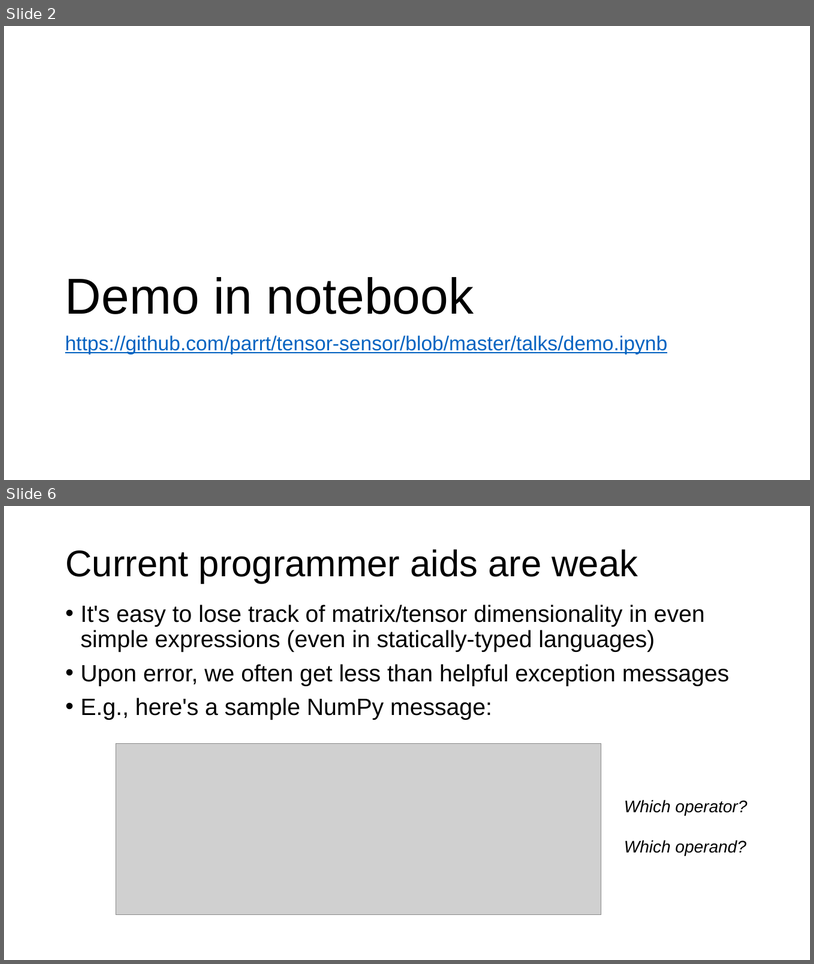
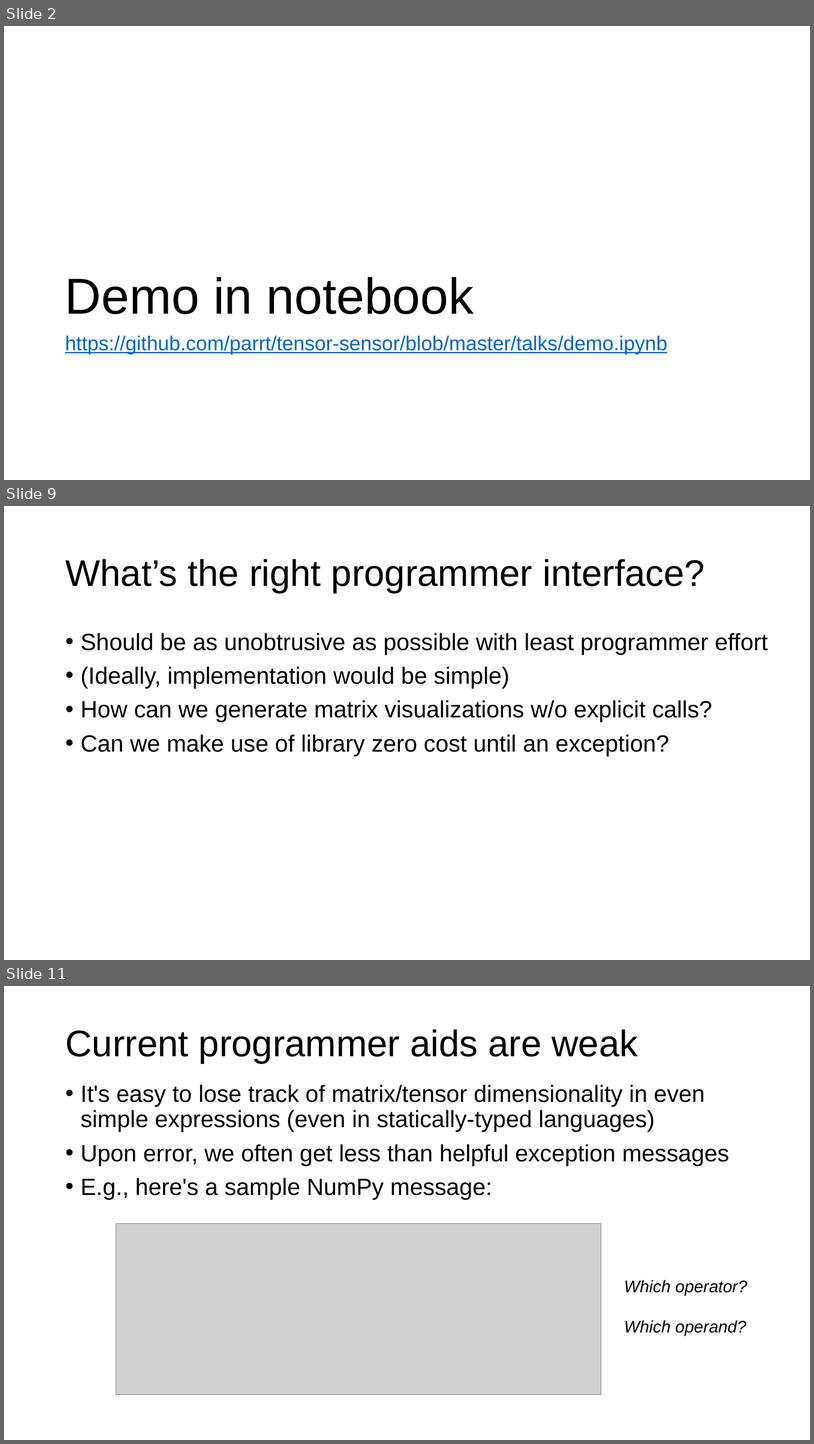
Before and after one commit to parrt/tensor-sensor, a slide deck: talks/tensor-sensor.pptx. Shown one above the other, each under a label of ours: slides 2 and 6 before the commit, slides 2, 9 and 11 after it; the slides between them are not shown. The pictures are 814x964 and 814x1444 pixels, drawn with LibreOffice and Linux fonts; fonts in the diff are those of the drawing; grey boxes stand for pictures; background and template pictures are left out. Boxes give left, top, right and bottom in pixels: in the first picture for what was removed or moved away, otherwise in the second. Text is boxed around its words. In the diff, an @@ line names an element or a change of style, - is before the commit and + after.

```diff
--- a/talks/tensor-sensor.pptx
+++ b/talks/tensor-sensor.pptx
@@ slide 9 added at (x1=4, y1=506, x2=810, y2=960), background #FFFFFF @@
@@ title added at (x1=65, y1=559, x2=705, y2=593), 44 pt, text #000000 @@
+What’s the right programmer interface?
@@ text added at (x1=81, y1=633, x2=768, y2=756), 28 pt, text #000000 @@
+• Should be as unobtrusive as possible with least programmer effort
+• (Ideally, implementation would be simple)
+• How can we generate matrix visualizations w/o explicit calls?
+• Can we make use of library zero cost until an exception?
@@ what was slide 6 is now slide 11 @@
```
Also in this commit, not shown: 3 slides changed, 4 other slides added, 1 slide removed, 2 other files.
